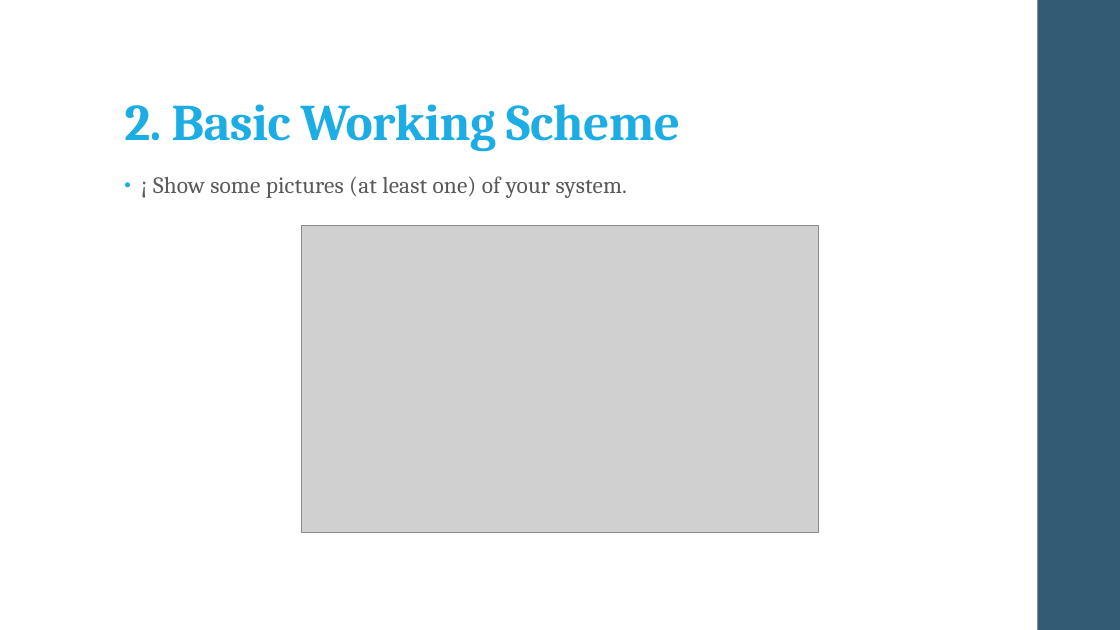
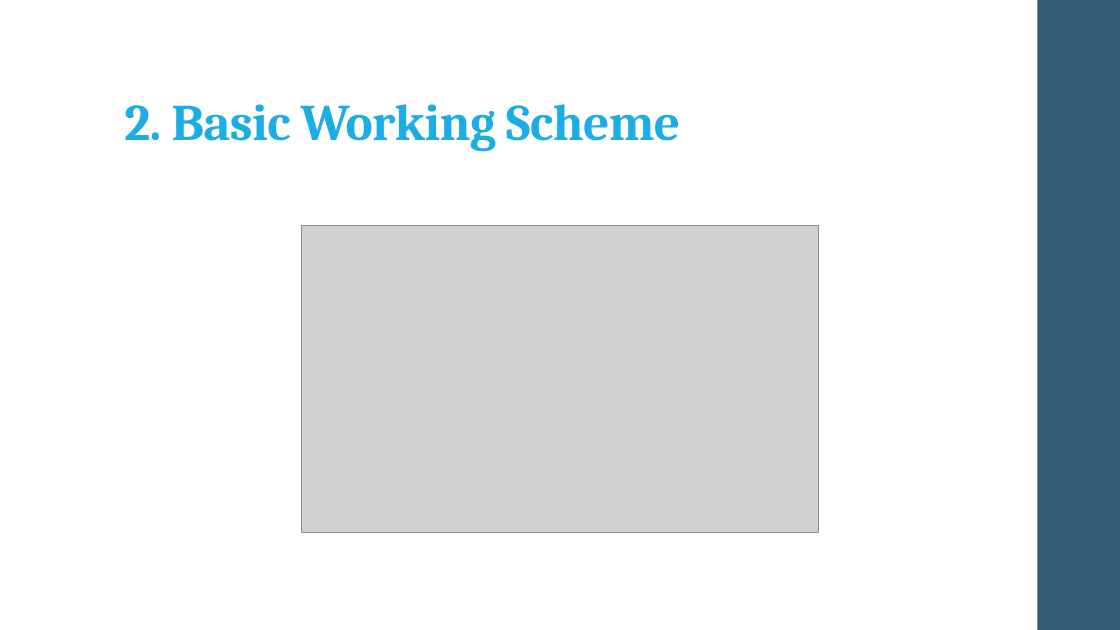
Before and after one commit to StivSha/RaspberryPi-DHT11-ACFan-Controller, a slide deck: slide 3 of PowerPoint.pptx. Drawn at 1120x630 pixels with LibreOffice and Linux fonts; fonts in the diff are those of the drawing; grey boxes stand for pictures. Boxes give left, top, right and bottom in pixels: in the first picture for what was removed or moved away, otherwise in the second. Text is boxed around its words. In the diff, an @@ line names an element or a change of style, - is before the commit and + after.

```diff
--- a/PowerPoint.pptx
+++ b/PowerPoint.pptx
@@ text removed at box(153, 176, 627, 198) @@
-• ¡ Show some pictures (at least one) of your system.
```
Also in this commit, not shown: 2 other slides changed.
